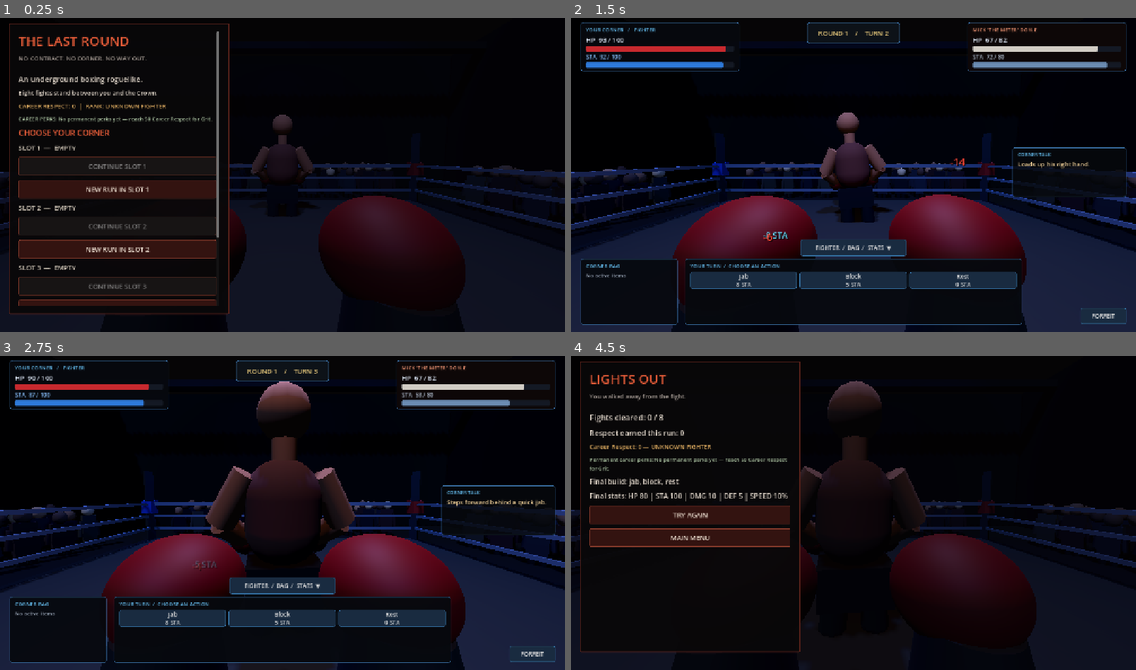
Above: before the commit, frames 1-4 (two rows, left to right).
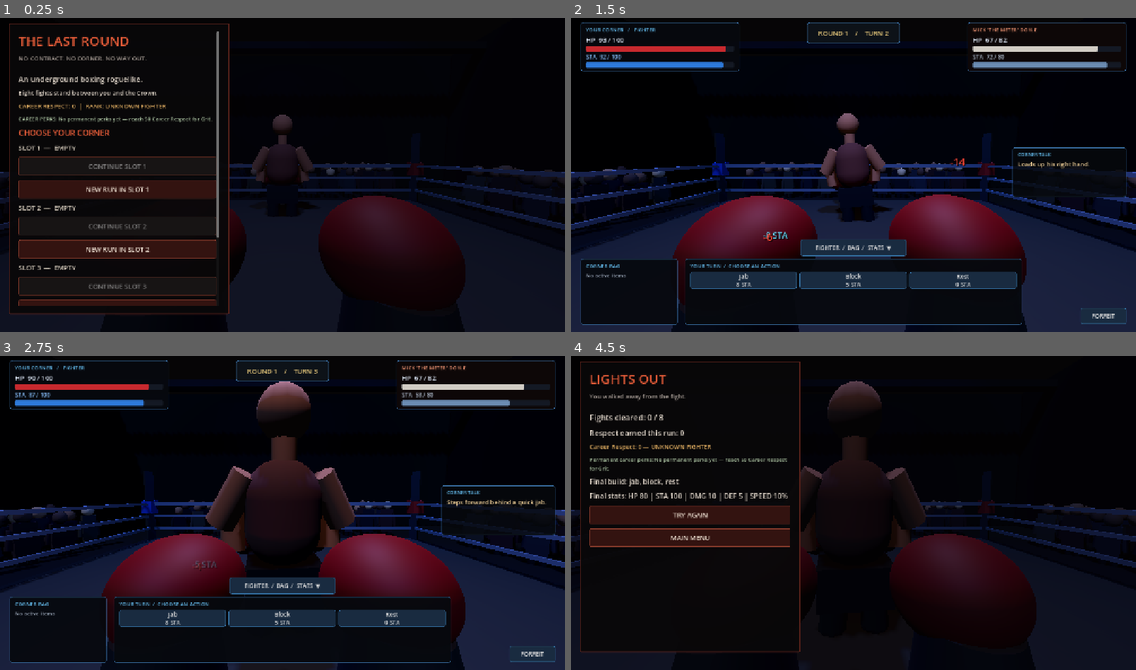
Above: after the commit, the same moments.

Repository: sedhehe/TheLastRound
Game: Godot game, scene res://scenes/main.tscn
Same seed, same stepped clock (60 frames per second), same inputs: the game is played once before the commit and once after it.
Inputs:
- Up to frame 1 (0.25 s): no input
- Up to frame 2 (1.5 s): click "NEW RUN IN SLOT 1" at 0.5 s; click "Jab 8 STA" at 1.25 s
- Up to frame 3 (2.75 s): click "Block 5 STA" at 2 s
- Up to frame 4 (4.5 s): click "Rest 0 STA" at 2.75 s; click "FIGHTER / BAG / STATS ▼" at 3.5 s; click "FORFEIT" at 4.25 s

The runs differ from the first frame. In frame 1, less than 0.1% of the frame differs, in the area x 45-56%, y 46-61%; in frame 2, 0.2%; in frame 3, 0.5%, in the area x 36-63%, y 8-64%; in frame 4, 0.2%.

Commit message:
Animate opponent guard and glove anticipation poses

Diff:
--- a/scripts/arena_visuals.gd
+++ b/scripts/arena_visuals.gd
@@ -5,6 +5,10 @@
 var arena_light: OmniLight3D
 var opponent_body: Node3D
 var opponent_material: StandardMaterial3D
+var opponent_left_forearm: MeshInstance3D
+var opponent_right_forearm: MeshInstance3D
+var opponent_left_glove: MeshInstance3D
+var opponent_right_glove: MeshInstance3D
 
 var left_glove: MeshInstance3D
 var right_glove: MeshInstance3D
@@ -533,7 +537,7 @@
 	)
 
 	# Forearms
-	_add_limb(
+	opponent_left_forearm = _add_limb(
 		opponent_body,
 		Vector3(-0.62, 1.35, -0.08),
 		Vector3(-0.40, 1.12, -0.32),
@@ -541,7 +545,7 @@
 		skin_material
 	)
 
-	_add_limb(
+	opponent_right_forearm = _add_limb(
 		opponent_body,
 		Vector3(0.62, 1.35, -0.08),
 		Vector3(0.40, 1.12, -0.32),
@@ -550,7 +554,7 @@
 	)
 
 	# Gloves
-	_add_sphere(
+	opponent_left_glove = _add_sphere(
 		opponent_body,
 		"LeftGlove",
 		0.19,
@@ -558,7 +562,7 @@
 		glove_material
 	)
 
-	_add_sphere(
+	opponent_right_glove = _add_sphere(
 		opponent_body,
 		"RightGlove",
 		0.19,
@@ -773,6 +777,8 @@
 
 	var target_position := opponent_home_position
 	var target_rotation := Vector3.ZERO
+	var left_arm_pose := Vector3.ZERO
+	var right_arm_pose := Vector3.ZERO
 
 	if opponent_hit_timer > 0.0:
 		opponent_hit_timer = maxf(0.0, opponent_hit_timer - delta)
@@ -780,40 +786,62 @@
 		target_position.z = opponent_home_position.z - 0.08
 		target_rotation.z = 0.13
 		target_rotation.x = -0.08
+		left_arm_pose.z = 0.18
+		right_arm_pose.z = -0.18
 
 	elif opponent_attack_timer > 0.0:
 		opponent_attack_timer = maxf(0.0, opponent_attack_timer - delta)
 		target_position.z = opponent_home_position.z + 0.30
 		target_rotation.x = 0.12
 		target_rotation.z = -0.04
+		right_arm_pose.x = -0.42
+		right_arm_pose.z = -0.22
 
 	elif opponent_telegraph_active:
-		# Hold a readable anticipation pose for the player's entire decision.
 		if opponent_telegraph_pose.contains("heavy") or opponent_telegraph_pose.contains("right") or opponent_telegraph_pose.contains("champion"):
 			target_position.x = -0.12
 			target_rotation.y = -0.20
 			target_rotation.z = -0.08
+			right_arm_pose.z = -0.58
+			left_arm_pose.z = 0.12
 		elif opponent_telegraph_pose.contains("body") or opponent_telegraph_pose.contains("elbow"):
 			target_position.y = -0.10
 			target_position.z = 0.08
 			target_rotation.x = 0.20
+			right_arm_pose.z = 0.28
+			left_arm_pose.z = -0.24
 		elif opponent_telegraph_pose.contains("jab") or opponent_telegraph_pose.contains("flurry") or opponent_telegraph_pose.contains("combination"):
 			target_position.z = 0.10
 			target_rotation.x = 0.07
 			target_rotation.y = 0.10
+			right_arm_pose.x = -0.32
+			left_arm_pose.x = -0.16
 		elif opponent_telegraph_pose.contains("counter"):
 			target_position.z = -0.10
 			target_rotation.y = 0.18
 			target_rotation.z = 0.06
+			right_arm_pose.z = 0.34
+			left_arm_pose.z = -0.20
 		elif opponent_telegraph_pose.contains("reset") or opponent_telegraph_pose.contains("desperate"):
 			target_position.y = -0.05
 			target_rotation.z = 0.05
+			right_arm_pose.z = 0.12
+			left_arm_pose.z = 0.12
 		else:
 			target_position.z = 0.04
 			target_rotation.y = 0.08
 
-	opponent_body.position = opponent_body.position.lerp(target_position, 1.0 - exp(-delta * 9.0))
-	opponent_body.rotation = opponent_body.rotation.lerp(target_rotation, 1.0 - exp(-delta * 9.0))
+	var blend := 1.0 - exp(-delta * 10.0)
+	opponent_body.position = opponent_body.position.lerp(target_position, blend)
+	opponent_body.rotation = opponent_body.rotation.lerp(target_rotation, blend)
+	if is_instance_valid(opponent_left_forearm):
+		opponent_left_forearm.rotation = opponent_left_forearm.rotation.lerp(left_arm_pose, blend)
+	if is_instance_valid(opponent_right_forearm):
+		opponent_right_forearm.rotation = opponent_right_forearm.rotation.lerp(right_arm_pose, blend)
+	if is_instance_valid(opponent_left_glove):
+		opponent_left_glove.rotation = opponent_left_glove.rotation.lerp(left_arm_pose, blend)
+	if is_instance_valid(opponent_right_glove):
+		opponent_right_glove.rotation = opponent_right_glove.rotation.lerp(right_arm_pose, blend)
 
 func _update_camera_shake(delta: float) -> void:
 	if not is_instance_valid(camera):
